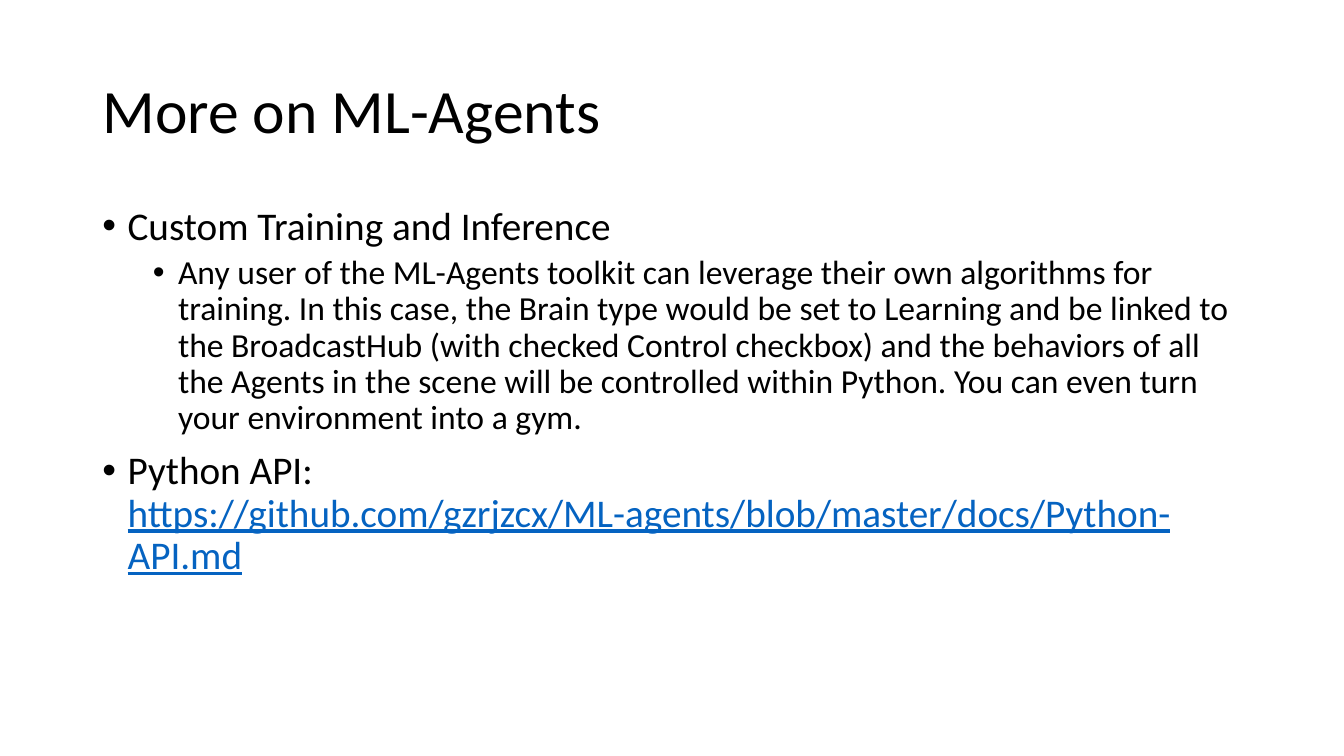
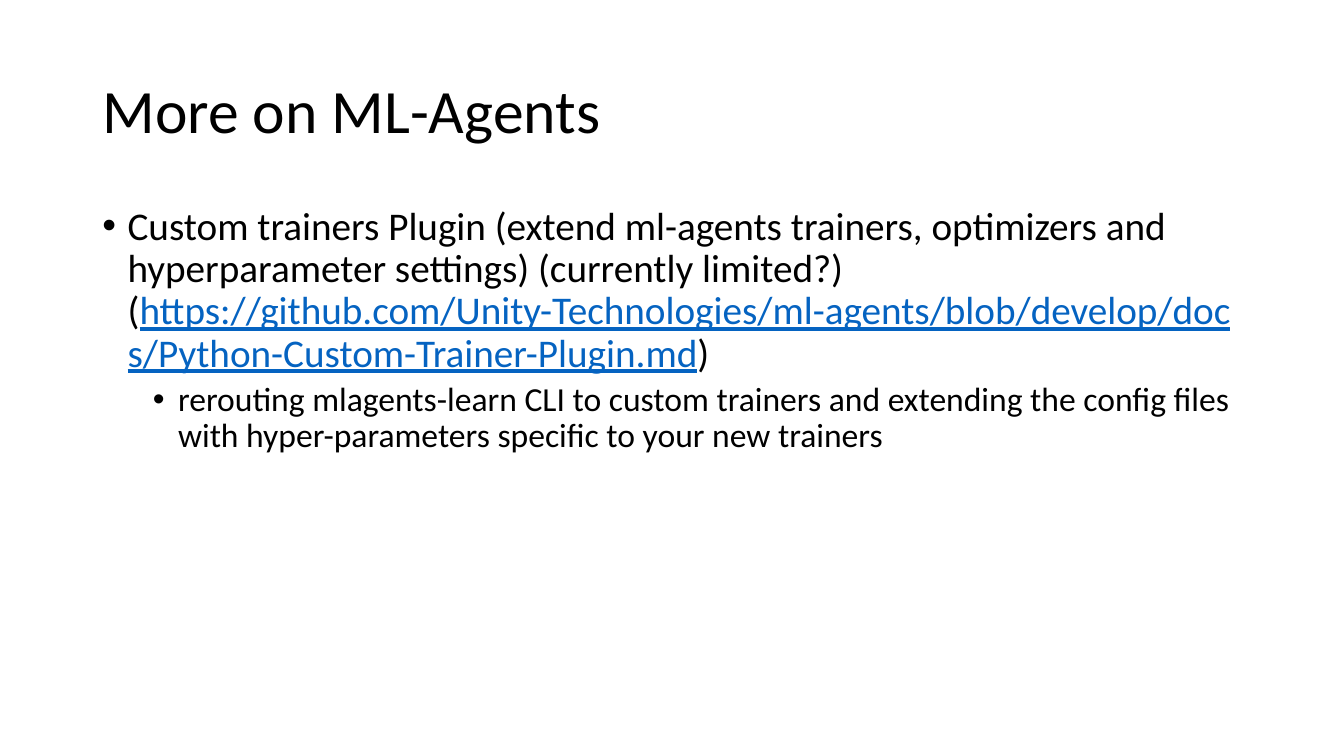
Before and after one commit to ztsv-av/xr_ml, a slide deck: slide 3 of unity-vs-unreal.pptx. Drawn at 1344x756 pixels with LibreOffice and Linux fonts; fonts in the diff are those of the drawing. Boxes give left, top, right and bottom in pixels: in the first picture for what was removed or moved away, otherwise in the second. Text is boxed around its words. In the diff, an @@ line names an element or a change of style, - is before the commit and + after.

```diff
--- a/unity-vs-unreal.pptx
+++ b/unity-vs-unreal.pptx
@@ text at <box>128,211,1231,453</box>: text changed; size 24 to 28 pt @@
-• Custom Training and Inference
-  • Any user of the ML-Agents toolkit can leverage their own algorithms for training. In this case, the Brain type would be set to Learning and be linked to the BroadcastHub (with checked Control checkbox) and the behaviors of all the Agents in the scene will be controlled within Python. You can even turn your environment into a gym.
-• Python API: https://github.com/gzrjzcx/ML-agents/blob/master/docs/Python-API.md
+• Custom trainers Plugin (extend ml-agents trainers, optimizers and hyperparameter settings) (currently limited?) (https://github.com/Unity-Technologies/ml-agents/blob/develop/docs/Python-Custom-Trainer-Plugin.md)
+  • rerouting mlagents-learn CLI to custom trainers and extending the config files with hyper-parameters specific to your new trainers
```
Also in this commit, not shown: 2 other slides changed.
